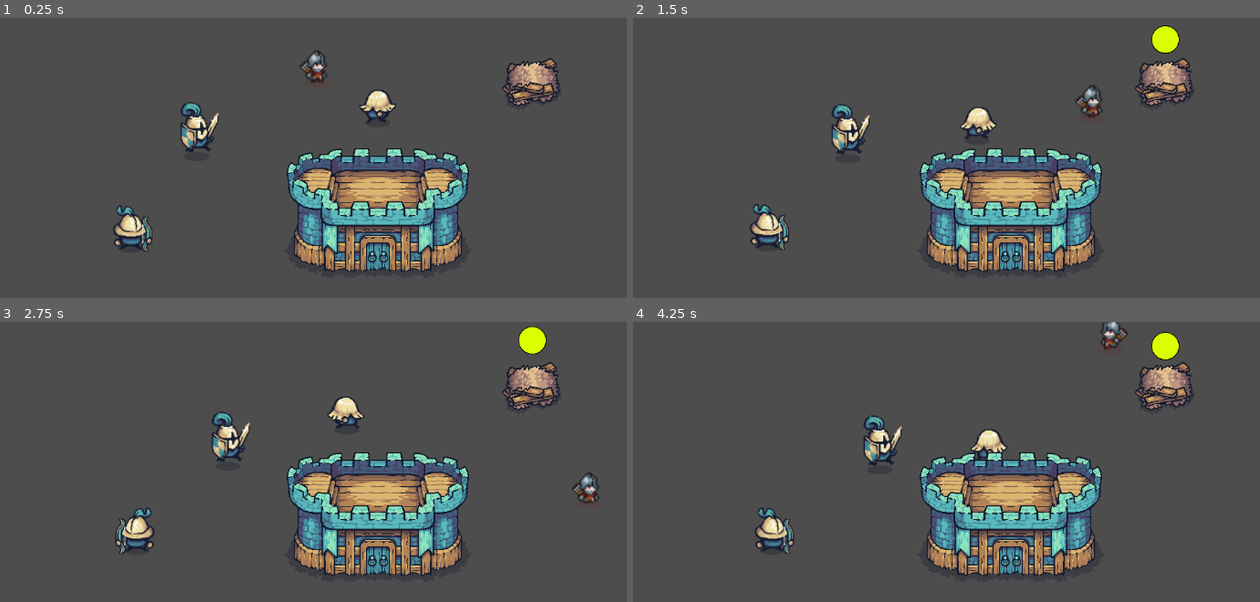
Above: before the commit, frames 1-4 (two rows, left to right).
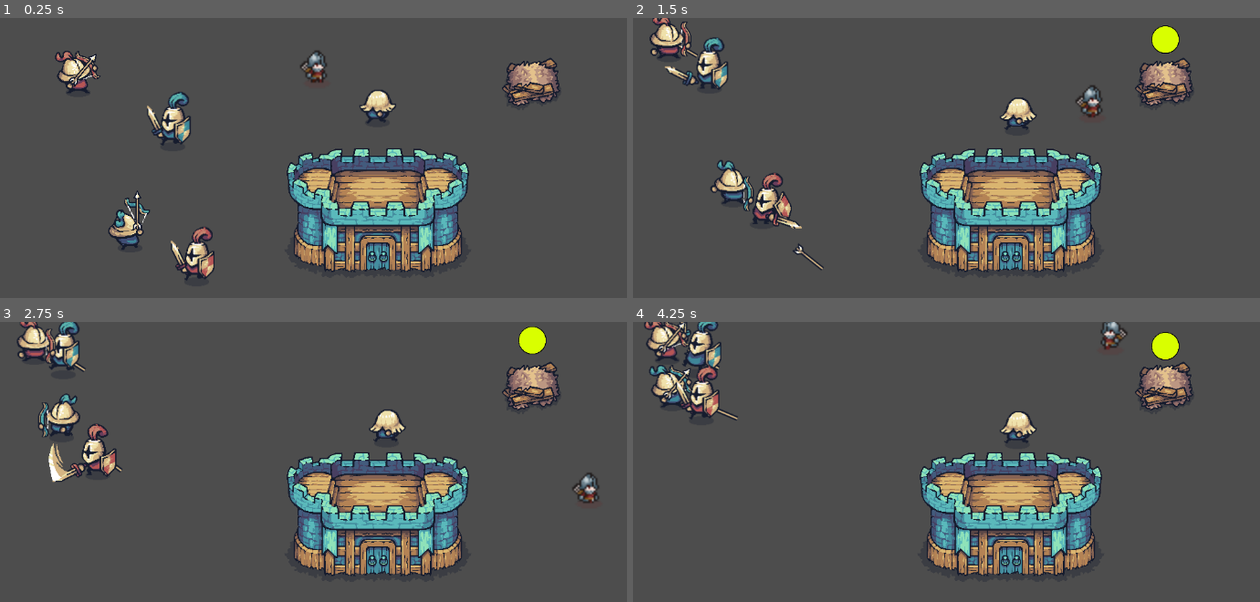
Above: after the commit, the same moments.

Repository: achotai2/battle-game-2D-proto
Game: Godot game, scene res://Scenes/main.tscn
Two runs of this game, one before a commit and one after it. Both use one fixed random seed, a clock stepped at 60 frames per second and the inputs below.
Inputs (mouse positions are in pixels of both pictures, inside the frame that each line leads up to):
- Up to frame 1 (0.25 s): no input
- Up to frame 2 (1.5 s): move the mouse to (1159, 202) at 0.52 s; hold Right (move_right) 0.53-1.28 s; tap Ctrl (attack) at 0.6 s; move the mouse to (852, 242) at 1.27 s; hold S (move_down) from 1.28 s (still down); click (852, 242) at 1.35 s
- Up to frame 3 (2.75 s): move the mouse to (438, 436) at 2.02 s; release S (move_down) at 2.03 s; hold Right (move_right) from 2.03 s (still down); tap Space (interact) at 2.1 s
- Up to frame 4 (4.25 s): move the mouse to (outside the picture) at 2.77 s; release Right (move_right) at 2.78 s; hold W (move_up) 2.78-3.53 s; tap Ctrl (attack) at 2.85 s; move the mouse to (1216, 588) at 3.52 s; hold A (move_left) from 3.53 s (still down); click (1216, 588) at 3.6 s

The runs differ from the first frame. In frame 1, 3.4% of the frame differs, in the area x 8-35%, y 11-94%; in frame 2, 5.0%; in frame 3, 5.0%, in the area x 2-65%, y 0-83%; in frame 4, 4.8%.
Error before the commit: Invalid call. Nonexistent function 'register_worker' in base 'Node (CastleJobBoard)'. (res://Scripts/tactical_worker.gd:191)

Commit message:
Changed ToDo.txt

Diff:
--- a/Scenes/archer.tscn
+++ b/Scenes/archer.tscn
@@ -19,7 +19,7 @@
 
 [node name="Archer" type="CharacterBody2D" node_paths=PackedStringArray("health", "movement", "pathfinding", "animation", "attack", "detection", "tactical") groups=["Attackable", "Interactable", "Minions"]]
 collision_layer = 16
-collision_mask = 143
+collision_mask = 159
 script = ExtResource("1_fhmuk")
 health = NodePath("Health")
 movement = NodePath("AgentMovement")
@@ -56,10 +56,9 @@
 script = ExtResource("5_87h5s")
 metadata/_custom_type_script = "uid://c2guvnr3dtafe"
 
-[node name="MinionPathfinding" type="Node" parent="." node_paths=PackedStringArray("nav_agent", "movement")]
+[node name="MinionPathfinding" type="Node" parent="." node_paths=PackedStringArray("nav_agent")]
 script = ExtResource("7_0lcm4")
 nav_agent = NodePath("../NavigationAgent2D")
-movement = NodePath("../AgentMovement")
 
 [node name="AgentDetection" type="Area2D" parent="." node_paths=PackedStringArray("my_agent", "tactical")]
 collision_layer = 32
@@ -74,8 +73,7 @@
 
 [node name="WeaponBow" parent="." instance=ExtResource("9_fhmuk")]
 
-[node name="TacticalArcher" type="Node" parent="." node_paths=PackedStringArray("movement", "pathfinding")]
+[node name="TacticalArcher" type="Node" parent="." node_paths=PackedStringArray("movement")]
 script = ExtResource("9_jhg76")
 movement = NodePath("../AgentMovement")
-pathfinding = NodePath("../MinionPathfinding")
 metadata/_custom_type_script = "uid://drugelqbde4x8"
--- a/Scenes/main.tscn
+++ b/Scenes/main.tscn
@@ -583,3 +583,11 @@
 position = Vector2(841, 112)
 player = 1
 castle = NodePath("../Castle")
+
+[node name="Archer" parent="." instance=ExtResource("6_344ge")]
+position = Vector2(124, 87)
+player = 2
+
+[node name="Soldier" parent="." instance=ExtResource("5_6bp64")]
+position = Vector2(337, 394)
+player = 2
--- a/Scenes/peasant.tscn
+++ b/Scenes/peasant.tscn
@@ -18,7 +18,7 @@
 
 [node name="Peasant" type="CharacterBody2D" node_paths=PackedStringArray("health", "movement", "pathfinding", "animation", "detection", "tactical") groups=["Attackable", "Interactable", "Minions"]]
 collision_layer = 16
-collision_mask = 143
+collision_mask = 159
 script = ExtResource("1_wen5c")
 health = NodePath("Health")
 movement = NodePath("AgentMovement")
@@ -54,10 +54,9 @@
 script = ExtResource("5_pnucv")
 metadata/_custom_type_script = "uid://c2guvnr3dtafe"
 
-[node name="MinionPathfinding" type="Node" parent="." node_paths=PackedStringArray("nav_agent", "movement")]
+[node name="MinionPathfinding" type="Node" parent="." node_paths=PackedStringArray("nav_agent")]
 script = ExtResource("7_8tq67")
 nav_agent = NodePath("../NavigationAgent2D")
-movement = NodePath("../AgentMovement")
 
 [node name="AgentDetection" type="Area2D" parent="." node_paths=PackedStringArray("my_agent", "tactical")]
 collision_layer = 32
@@ -70,8 +69,7 @@
 shape = SubResource("CircleShape2D_65o65")
 debug_color = Color(0.498544, 0.546397, 0.554583, 0.42)
 
-[node name="TacticalPeasant" type="Node" parent="." node_paths=PackedStringArray("movement", "pathfinding")]
+[node name="TacticalPeasant" type="Node" parent="." node_paths=PackedStringArray("movement")]
 script = ExtResource("8_wen5c")
 movement = NodePath("../AgentMovement")
-pathfinding = NodePath("../MinionPathfinding")
 metadata/_custom_type_script = "uid://cfisvjx2cjr0f"
--- a/Scenes/soldier.tscn
+++ b/Scenes/soldier.tscn
@@ -19,7 +19,7 @@
 
 [node name="Soldier" type="CharacterBody2D" node_paths=PackedStringArray("health", "movement", "pathfinding", "animation", "attack", "detection", "tactical") groups=["Attackable", "Interactable", "Minions"]]
 collision_layer = 16
-collision_mask = 143
+collision_mask = 159
 script = ExtResource("1_ta2g1")
 health = NodePath("Health")
 movement = NodePath("AgentMovement")
@@ -58,10 +58,9 @@
 
 [node name="WeaponSword" parent="." instance=ExtResource("7_xhcvx")]
 
-[node name="MinionPathfinding" type="Node" parent="." node_paths=PackedStringArray("nav_agent", "movement")]
+[node name="MinionPathfinding" type="Node" parent="." node_paths=PackedStringArray("nav_agent")]
 script = ExtResource("8_4g45u")
 nav_agent = NodePath("../NavigationAgent2D")
-movement = NodePath("../AgentMovement")
 
 [node name="AgentDetection" type="Area2D" parent="." node_paths=PackedStringArray("my_agent", "tactical")]
 collision_layer = 32
@@ -74,7 +73,6 @@
 shape = SubResource("CircleShape2D_65o65")
 debug_color = Color(0.498544, 0.546397, 0.554583, 0.42)
 
-[node name="TacticalSoldier" type="Node" parent="." node_paths=PackedStringArray("movement", "pathfinding")]
+[node name="TacticalSoldier" type="Node" parent="." node_paths=PackedStringArray("movement")]
 script = ExtResource("10_fjdoe")
 movement = NodePath("../AgentMovement")
-pathfinding = NodePath("../MinionPathfinding")
--- a/Scenes/worker.tscn
+++ b/Scenes/worker.tscn
@@ -18,7 +18,7 @@
 
 [node name="Worker" type="CharacterBody2D" node_paths=PackedStringArray("health", "movement", "pathfinding", "animation", "detection", "tactical") groups=["Attackable", "Interactable", "Minions", "Workers"]]
 collision_layer = 16
-collision_mask = 143
+collision_mask = 159
 script = ExtResource("1_r0ip0")
 health = NodePath("Health")
 movement = NodePath("AgentMovement")
@@ -54,10 +54,9 @@
 script = ExtResource("5_ddptx")
 metadata/_custom_type_script = "uid://c2guvnr3dtafe"
 
-[node name="MinionPathfinding" type="Node" parent="." node_paths=PackedStringArray("nav_agent", "movement")]
+[node name="MinionPathfinding" type="Node" parent="." node_paths=PackedStringArray("nav_agent")]
 script = ExtResource("7_7va4a")
 nav_agent = NodePath("../NavigationAgent2D")
-movement = NodePath("../AgentMovement")
 
 [node name="AgentDetection" type="Area2D" parent="." node_paths=PackedStringArray("my_agent", "tactical")]
 collision_layer = 32
@@ -70,9 +69,8 @@
 shape = SubResource("CircleShape2D_65o65")
 debug_color = Color(0.498544, 0.546397, 0.554583, 0.42)
 
-[node name="TacticalWorker" type="Node" parent="." node_paths=PackedStringArray("movement", "pathfinding", "animation")]
+[node name="TacticalWorker" type="Node" parent="." node_paths=PackedStringArray("movement", "animation")]
 script = ExtResource("8_ca3ot")
 movement = NodePath("../AgentMovement")
-pathfinding = NodePath("../MinionPathfinding")
 animation = NodePath("../AgentAnimate")
 metadata/_custom_type_script = "uid://cjkde0ltdx5i0"
--- a/Scripts/BuildingDefs.gd
+++ b/Scripts/BuildingDefs.gd
@@ -20,7 +20,7 @@
 }
 
 var _work_required := {
-	BARRACKS: 2.0,
+	BARRACKS: 10.0,
 }
 
 var _interact_modes := {
--- a/Scripts/tactical_worker.gd
+++ b/Scripts/tactical_worker.gd
@@ -89,7 +89,7 @@
 # Worker -> board: "I'm available"
 func notify_idle() -> void:
 	if is_instance_valid(_job_board):
-		_job_board.worker_idle(self)
+		_job_board.minion_idle(self)
 
 
 
@@ -182,13 +182,13 @@
 
 	# Unregister from old board
 	if is_instance_valid(_job_board):
-		_job_board.unregister_worker(self)
+		_job_board.unregister_minion(self)
 
 	_job_board = _resolve_job_board(new_castle)
 
 	# Register with new board
 	if is_instance_valid(_job_board):
-		_job_board.register_worker(self)
+		_job_board.register_minion(self)
 
 	# Immediately announce we're idle to get a job assigned
 	notify_idle()
Not shown, changed: ToDo.txt
